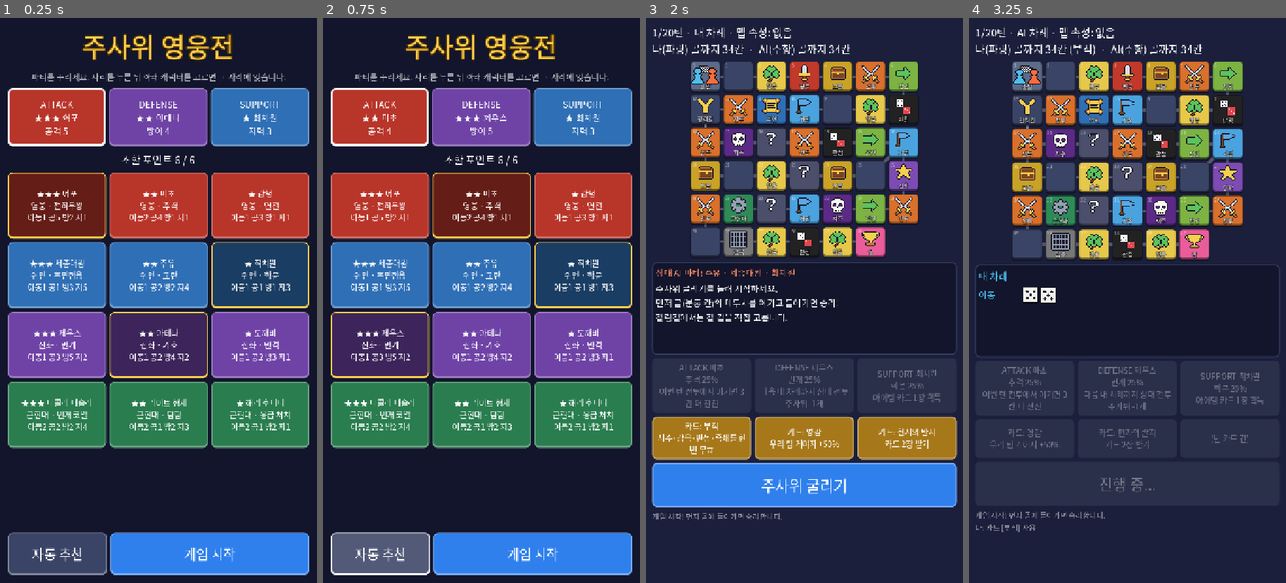
Above: before the commit, frames 1-4 (left to right).
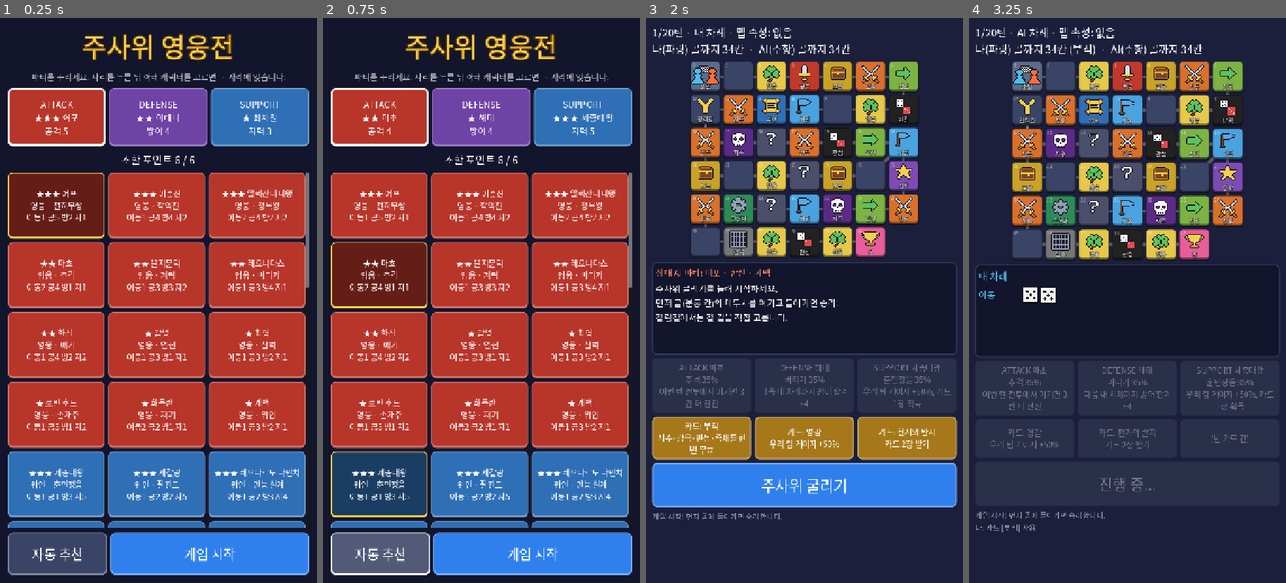
Above: after the commit, the same moments.

Repository: donto333/dice-heroes
Game: Godot game, scene res://scenes/main.tscn
The game is run twice, just before and just after one commit, with the same random seed, the same clock (stepped at 60 frames per second) and the same inputs.
Inputs:
- Up to frame 1 (0.25 s): no input
- Up to frame 2 (0.75 s): click "자동 추천" at 0.5 s
- Up to frame 3 (2 s): click "게임 시작" at 1.25 s
- Up to frame 4 (3.25 s): click "카드: 부적 저주·감옥·판정·족쇄를 한 번 무효" at 2 s; click "주사위 굴리기" at 2.75 s

The runs differ from the first frame. In frame 1, 47% of the frame differs, in the area x 2-98%, y 27-91%; in frame 2, 50%, in the area x 2-98%, y 17-91%; in frame 3, 0.9%; in frame 4, 0.8%.

Commit message:
캐릭터 48명과 어빌리티 37종으로 확장, 밸런스 통계 추가
- 분류마다 ★★★ 3, ★★ 4, ★ 5명 (로스터 시트 기준)
- ★★★ 전용 12종, 공용 25종. 효과 여러 개를 묶는 multi 효과 추가
- AI 파티 고르기와 자동 추천을 캐릭터가 많아도 빠르게
- 무작위 파티 2000판으로 자리별·등급별·분류별 승률 출력

Co-Authored-By: Claude Opus 5.5 <noreply@anthropic.com>
Claude-Session: https://claude.ai/code/session_01JPWR7cTXQrxTawoDohtR95

Diff:
--- a/data/abilities.json
+++ b/data/abilities.json
@@ -1,17 +1,42 @@
 {
-  "_comment": "프로토타입 캐릭터 12명이 쓰는 어빌리티. unique_로 시작하면 ★★★ 전용이다.",
+  "_comment": "어빌리티. unique_로 시작하면 ★★★ 전용, 나머지 25종은 여러 캐릭터가 나눠 쓴다. type이 multi면 effects를 차례로 적용한다.",
   "abilities": {
     "unique_lubu": {"name": "천하무쌍", "text": "2턴간 공격 주사위 +2개", "effect": {"type": "atk_dice", "amount": 2, "turns": 2}},
-    "unique_sejong": {"name": "훈민정음", "text": "우리 팀 게이지 +50%", "effect": {"type": "gauge_team", "amount": 50}},
-    "unique_zeus": {"name": "번개", "text": "다음 내 차례까지 상대 전투 주사위 -1개", "effect": {"type": "enemy_dice_minus", "amount": 1, "turns": 1}},
+    "unique_yisunsin": {"name": "학익진", "text": "2턴간 방어 주사위 +2개, 방어에 성공하면 상대 3칸 추가 후퇴", "effect": {"type": "multi", "effects": [{"type": "def_dice", "amount": 2, "turns": 2}, {"type": "counter", "amount": 1, "turns": 2}]}},
+    "unique_alexander": {"name": "정복왕", "text": "이번 턴 이동 주사위 +1개, 공격 주사위 +1개, 이기면 3칸 더 전진", "effect": {"type": "multi", "effects": [{"type": "move_dice", "amount": 1, "turns": 1}, {"type": "atk_dice", "amount": 1, "turns": 1}, {"type": "chase", "amount": 1, "turns": 1}]}},
+    "unique_sejong": {"name": "훈민정음", "text": "우리 팀 게이지 +50%, 카드 1장 획득", "effect": {"type": "multi", "effects": [{"type": "gauge_team", "amount": 50}, {"type": "draw_card", "amount": 1}]}},
+    "unique_zhuge": {"name": "팔진도", "text": "상대의 다음 이동 주사위 -1개, 다음 내 차례까지 상대 전투 주사위 -1개", "effect": {"type": "multi", "effects": [{"type": "enemy_move_dice", "amount": -1}, {"type": "enemy_dice_minus", "amount": 1, "turns": 1}]}},
+    "unique_davinci": {"name": "만능 설계", "text": "카드 2장 획득, 이동 주사위를 두 번 굴려 큰 쪽으로", "effect": {"type": "multi", "effects": [{"type": "draw_card", "amount": 2}, {"type": "move_best", "amount": 1, "turns": 1}]}},
+    "unique_zeus": {"name": "번개", "text": "2턴간 상대 전투 주사위 -1개, 상대 팀 게이지 -30%", "effect": {"type": "multi", "effects": [{"type": "enemy_dice_minus", "amount": 1, "turns": 2}, {"type": "gauge_enemy", "amount": -30}]}},
+    "unique_wukong": {"name": "근두운", "text": "이번 이동 +6칸", "effect": {"type": "move_plus", "amount": 6, "turns": 1}},
+    "unique_dangun": {"name": "홍익인간", "text": "저주·쉬기 해제, 부적 1장, 우리 팀 게이지 +30%", "effect": {"type": "multi", "effects": [{"type": "cure"}, {"type": "charm"}, {"type": "gauge_team", "amount": 30}]}},
     "unique_tesla": {"name": "번개 코일", "text": "상대 1턴 쉬기", "effect": {"type": "skip_enemy", "amount": 1}},
+    "unique_nightingale": {"name": "백의의 천사", "text": "저주·쉬기 해제, 부적 1장, 2턴간 방어 주사위 +1개", "effect": {"type": "multi", "effects": [{"type": "cure"}, {"type": "charm"}, {"type": "def_dice", "amount": 1, "turns": 2}]}},
+    "unique_edison": {"name": "발명", "text": "카드 2장 획득, 우리 팀 게이지 +20%", "effect": {"type": "multi", "effects": [{"type": "draw_card", "amount": 2}, {"type": "gauge_team", "amount": 20}]}},
     "chase": {"name": "추격", "text": "이번 턴 전투에서 이기면 3칸 더 전진", "effect": {"type": "chase", "amount": 1, "turns": 1}},
+    "onslaught_a": {"name": "맹공", "text": "이번 턴 공격 주사위 +2개", "effect": {"type": "atk_dice", "amount": 2, "turns": 1}},
     "onslaught_b": {"name": "연전", "text": "2턴간 공격 주사위 +1개", "effect": {"type": "atk_dice", "amount": 1, "turns": 2}},
+    "sharp_blade": {"name": "예기", "text": "2턴간 공격 합계 +3", "effect": {"type": "atk_bonus", "amount": 3, "turns": 2}},
+    "intimidate": {"name": "위압", "text": "다음 내 차례까지 상대 전투 주사위 -1개", "effect": {"type": "enemy_dice_minus", "amount": 1, "turns": 1}},
+    "second_wind": {"name": "재기", "text": "이번 턴 전투에서 지면 한 번 다시 굴림", "effect": {"type": "retry", "amount": 1, "turns": 1}},
+    "guard_a": {"name": "가호", "text": "다음 내 차례까지 방어 주사위 +2개", "effect": {"type": "def_dice", "amount": 2, "turns": 1}},
+    "iron_wall": {"name": "철벽", "text": "2턴간 방어 주사위 +1개", "effect": {"type": "def_dice", "amount": 1, "turns": 2}},
+    "stand_firm": {"name": "버티기", "text": "다음 내 차례까지 방어 합계 +4", "effect": {"type": "def_bonus", "amount": 4, "turns": 1}},
+    "counter": {"name": "반격", "text": "다음 내 차례까지 방어에 성공하면 상대 3칸 추가 후퇴", "effect": {"type": "counter", "amount": 1, "turns": 1}},
+    "blessing": {"name": "축복", "text": "부적 1장 (저주·감옥·판정·족쇄 한 번 무효)", "effect": {"type": "charm"}},
+    "first_aid": {"name": "응급 처치", "text": "저주와 쉬기 해제, 게이지 +20%", "effect": {"type": "multi", "effects": [{"type": "cure"}, {"type": "gauge_team", "amount": 20}]}},
+    "charge": {"name": "돌격", "text": "이번 이동 +3칸", "effect": {"type": "move_plus", "amount": 3, "turns": 1}},
+    "gallop": {"name": "질주", "text": "이번 턴 이동 주사위 +1개", "effect": {"type": "move_dice", "amount": 1, "turns": 1}},
+    "navigate": {"name": "항해술", "text": "이동 주사위를 두 번 굴려 큰 쪽으로", "effect": {"type": "move_best", "amount": 1, "turns": 1}},
+    "explore": {"name": "탐험", "text": "이번 이동을 6칸으로 고정", "effect": {"type": "move_fixed", "amount": 6}},
+    "tactics": {"name": "계략", "text": "상대의 다음 이동 주사위 -1개", "effect": {"type": "enemy_move_dice", "amount": -1}},
     "disrupt": {"name": "교란", "text": "상대 팀 게이지 -50%", "effect": {"type": "gauge_enemy", "amount": -50}},
-    "study": {"name": "학문", "text": "아이템 카드 1장 획득", "effect": {"type": "draw_card"}},
-    "guard_a": {"name": "가호", "text": "다음 내 차례까지 방어 주사위 +2개", "effect": {"type": "def_dice", "amount": 2, "turns": 1}},
-    "counter": {"name": "반격", "text": "다음 내 차례까지 방어에 성공하면 상대 3칸 추가 후퇴", "effect": {"type": "counter", "amount": 1, "turns": 1}},
-    "explore": {"name": "탐험", "text": "이번 이동을 6칸으로 고정", "effect": {"type": "move_fixed", "amount": 6}},
-    "first_aid": {"name": "응급 처치", "text": "저주와 쉬기 해제", "effect": {"type": "cure"}}
+    "ambush": {"name": "매복", "text": "지금 칸에 덫. 상대가 멈추면 1턴 쉬기", "effect": {"type": "trap"}},
+    "pickpocket": {"name": "손재주", "text": "상대 카드 1장을 훔침", "effect": {"type": "steal_card"}},
+    "forget_spell": {"name": "망각술", "text": "상대 카드 1장을 없앰", "effect": {"type": "discard_enemy"}},
+    "study": {"name": "학문", "text": "아이템 카드 1장 획득", "effect": {"type": "draw_card", "amount": 1}},
+    "strategy_book": {"name": "박식", "text": "아이템 카드 2장 획득", "effect": {"type": "draw_card", "amount": 2}},
+    "encourage": {"name": "격려", "text": "우리 팀 게이지 +40%", "effect": {"type": "gauge_team", "amount": 40}},
+    "wind_call": {"name": "바람 부르기", "text": "맵 속성을 내 ATTACK 캐릭터의 분류로 변경", "effect": {"type": "set_attr"}}
   }
 }
--- a/data/characters.json
+++ b/data/characters.json
@@ -1,20 +1,53 @@
 {
-  "_comment": "규칙 프로토타입용 12명. 수치는 임시이며 2~3단계에서 조정한다. 전체 200명 명단과 등급의 기준은 로스터 시트다.",
+  "_comment": "캐릭터 48명 (분류마다 ★★★ 3, ★★ 4, ★ 5). 이름과 등급의 기준은 로스터 시트다. 수치는 tests/run_tests.gd의 밸런스 통계를 보며 조정한다.",
   "characters": [
     {"id": "lubu", "name": "여포", "category": "영웅", "grade": 3, "move": 1, "attack": 5, "defense": 2, "intellect": 1, "ability": "unique_lubu"},
+    {"id": "yisunsin", "name": "이순신", "category": "영웅", "grade": 3, "move": 1, "attack": 4, "defense": 4, "intellect": 2, "ability": "unique_yisunsin"},
+    {"id": "alexander", "name": "알렉산더 대왕", "category": "영웅", "grade": 3, "move": 2, "attack": 4, "defense": 2, "intellect": 2, "ability": "unique_alexander"},
     {"id": "machao", "name": "마초", "category": "영웅", "grade": 2, "move": 2, "attack": 4, "defense": 1, "intellect": 1, "ability": "chase"},
+    {"id": "eulji", "name": "을지문덕", "category": "영웅", "grade": 2, "move": 1, "attack": 3, "defense": 3, "intellect": 2, "ability": "tactics"},
+    {"id": "leonidas", "name": "레오니다스", "category": "영웅", "grade": 2, "move": 1, "attack": 3, "defense": 4, "intellect": 1, "ability": "stand_firm"},
+    {"id": "hanxin", "name": "한신", "category": "영웅", "grade": 2, "move": 1, "attack": 4, "defense": 2, "intellect": 2, "ability": "sharp_blade"},
     {"id": "ganning", "name": "감녕", "category": "영웅", "grade": 1, "move": 1, "attack": 3, "defense": 1, "intellect": 1, "ability": "onslaught_b"},
-
+    {"id": "choiyoung", "name": "최영", "category": "영웅", "grade": 1, "move": 1, "attack": 3, "defense": 2, "intellect": 1, "ability": "iron_wall"},
+    {"id": "robinhood", "name": "로빈 후드", "category": "영웅", "grade": 1, "move": 1, "attack": 3, "defense": 1, "intellect": 2, "ability": "pickpocket"},
+    {"id": "mulan", "name": "화목란", "category": "영웅", "grade": 1, "move": 2, "attack": 2, "defense": 1, "intellect": 1, "ability": "second_wind"},
+    {"id": "gyebaek", "name": "계백", "category": "영웅", "grade": 1, "move": 1, "attack": 3, "defense": 2, "intellect": 1, "ability": "intimidate"},
     {"id": "sejong", "name": "세종대왕", "category": "위인", "grade": 3, "move": 1, "attack": 1, "defense": 3, "intellect": 5, "ability": "unique_sejong"},
+    {"id": "zhugeliang", "name": "제갈량", "category": "위인", "grade": 3, "move": 1, "attack": 2, "defense": 2, "intellect": 5, "ability": "unique_zhuge"},
+    {"id": "davinci", "name": "레오나르도 다빈치", "category": "위인", "grade": 3, "move": 1, "attack": 2, "defense": 3, "intellect": 4, "ability": "unique_davinci"},
     {"id": "zhouyu", "name": "주유", "category": "위인", "grade": 2, "move": 1, "attack": 2, "defense": 2, "intellect": 4, "ability": "disrupt"},
+    {"id": "jangyeongsil", "name": "장영실", "category": "위인", "grade": 2, "move": 1, "attack": 2, "defense": 2, "intellect": 4, "ability": "strategy_book"},
+    {"id": "archimedes", "name": "아르키메데스", "category": "위인", "grade": 2, "move": 1, "attack": 1, "defense": 3, "intellect": 4, "ability": "iron_wall"},
+    {"id": "sunwu", "name": "손무", "category": "위인", "grade": 2, "move": 1, "attack": 3, "defense": 1, "intellect": 4, "ability": "tactics"},
     {"id": "choichiwon", "name": "최치원", "category": "위인", "grade": 1, "move": 1, "attack": 1, "defense": 1, "intellect": 3, "ability": "study"},
-
+    {"id": "libai", "name": "이백", "category": "위인", "grade": 1, "move": 1, "attack": 1, "defense": 1, "intellect": 3, "ability": "wind_call"},
+    {"id": "marcopolo", "name": "마르코 폴로", "category": "위인", "grade": 1, "move": 2, "attack": 1, "defense": 1, "intellect": 2, "ability": "navigate"},
+    {"id": "hypatia", "name": "히파티아", "category": "위인", "grade": 1, "move": 1, "attack": 1, "defense": 2, "intellect": 3, "ability": "forget_spell"},
+    {"id": "seohui", "name": "서희", "category": "위인", "grade": 1, "move": 1, "attack": 1, "defense": 2, "intellect": 3, "ability": "encourage"},
     {"id": "zeus", "name": "제우스", "category": "신화", "grade": 3, "move": 1, "attack": 3, "defense": 5, "intellect": 2, "ability": "unique_zeus"},
+    {"id": "wukong", "name": "손오공", "category": "신화", "grade": 3, "move": 2, "attack": 3, "defense": 3, "intellect": 1, "ability": "unique_wukong"},
+    {"id": "dangun", "name": "단군", "category": "신화", "grade": 3, "move": 1, "attack": 2, "defense": 5, "intellect": 3, "ability": "unique_dangun"},
     {"id": "athena", "name": "아테나", "category": "신화", "grade": 2, "move": 1, "attack": 2, "defense": 4, "intellect": 2, "ability": "guard_a"},
+    {"id": "heracles", "name": "헤라클레스", "category": "신화", "grade": 2, "move": 1, "attack": 4, "defense": 3, "intellect": 1, "ability": "onslaught_a"},
+    {"id": "gumiho", "name": "구미호", "category": "신화", "grade": 2, "move": 1, "attack": 2, "defense": 3, "intellect": 3, "ability": "ambush"},
+    {"id": "anubis", "name": "아누비스", "category": "신화", "grade": 2, "move": 1, "attack": 2, "defense": 4, "intellect": 2, "ability": "intimidate"},
     {"id": "dokkaebi", "name": "도깨비", "category": "신화", "grade": 1, "move": 1, "attack": 2, "defense": 3, "intellect": 1, "ability": "counter"},
-
+    {"id": "haetae", "name": "해태", "category": "신화", "grade": 1, "move": 1, "attack": 1, "defense": 4, "intellect": 1, "ability": "stand_firm"},
+    {"id": "perseus", "name": "페르세우스", "category": "신화", "grade": 1, "move": 1, "attack": 3, "defense": 2, "intellect": 1, "ability": "sharp_blade"},
+    {"id": "tengu", "name": "텐구", "category": "신화", "grade": 1, "move": 2, "attack": 1, "defense": 2, "intellect": 1, "ability": "charge"},
+    {"id": "isis", "name": "이시스", "category": "신화", "grade": 1, "move": 1, "attack": 1, "defense": 3, "intellect": 2, "ability": "first_aid"},
     {"id": "tesla", "name": "니콜라 테슬라", "category": "근현대", "grade": 3, "move": 2, "attack": 2, "defense": 2, "intellect": 4, "ability": "unique_tesla"},
+    {"id": "nightingale", "name": "플로렌스 나이팅게일", "category": "근현대", "grade": 3, "move": 2, "attack": 1, "defense": 3, "intellect": 4, "ability": "unique_nightingale"},
+    {"id": "edison", "name": "토머스 에디슨", "category": "근현대", "grade": 3, "move": 2, "attack": 2, "defense": 2, "intellect": 4, "ability": "unique_edison"},
     {"id": "wright", "name": "라이트 형제", "category": "근현대", "grade": 2, "move": 2, "attack": 1, "defense": 2, "intellect": 3, "ability": "explore"},
-    {"id": "houdini", "name": "해리 후디니", "category": "근현대", "grade": 1, "move": 2, "attack": 1, "defense": 2, "intellect": 1, "ability": "first_aid"}
+    {"id": "amundsen", "name": "로알 아문센", "category": "근현대", "grade": 2, "move": 2, "attack": 2, "defense": 2, "intellect": 2, "ability": "navigate"},
+    {"id": "verne", "name": "쥘 베른", "category": "근현대", "grade": 2, "move": 2, "attack": 1, "defense": 2, "intellect": 3, "ability": "strategy_book"},
+    {"id": "pasteur", "name": "루이 파스퇴르", "category": "근현대", "grade": 2, "move": 2, "attack": 1, "defense": 3, "intellect": 2, "ability": "blessing"},
+    {"id": "houdini", "name": "해리 후디니", "category": "근현대", "grade": 1, "move": 2, "attack": 1, "defense": 2, "intellect": 1, "ability": "first_aid"},
+    {"id": "earhart", "name": "아멜리아 에어하트", "category": "근현대", "grade": 1, "move": 2, "attack": 1, "defense": 1, "intellect": 2, "ability": "gallop"},
+    {"id": "twain", "name": "마크 트웨인", "category": "근현대", "grade": 1, "move": 2, "attack": 1, "defense": 1, "intellect": 2, "ability": "second_wind"},
+    {"id": "fabre", "name": "장 앙리 파브르", "category": "근현대", "grade": 1, "move": 2, "attack": 1, "defense": 2, "intellect": 1, "ability": "iron_wall"},
+    {"id": "bangjeonghwan", "name": "방정환", "category": "근현대", "grade": 1, "move": 2, "attack": 1, "defense": 1, "intellect": 2, "ability": "encourage"}
   ]
 }
--- a/scripts/rules/ai.gd
+++ b/scripts/rules/ai.gd
@@ -62,20 +62,24 @@
 ## AI 파티를 고른다. 포인트 제한 안에서 무작위로 세 명을 뽑고,
 ## 공격이 가장 높은 캐릭터를 ATTACK, 남은 중 방어가 높은 쪽을 DEFENSE, 나머지를 SUPPORT에 앉힌다.
 static func pick_party(characters: Array, point_limit: int, rng: RandomNumberGenerator) -> Dictionary:
-	var combos: Array = []
-	for i in characters.size():
-		for j in range(i + 1, characters.size()):
-			for k in range(j + 1, characters.size()):
-				var trio: Array = [characters[i], characters[j], characters[k]]
-				var total := 0
-				for character in trio:
-					total += int(character["grade"])
-				# 너무 약한 조합은 빼고, 포인트를 거의 다 쓰는 조합만 쓴다.
-				if total <= point_limit and total >= point_limit - 1:
-					combos.append(trio)
-	if combos.is_empty():
+	# 캐릭터가 많아 모든 조합을 만들면 느리므로, 무작위로 뽑아 조건에 맞을 때까지 다시 뽑는다.
+	# 너무 약한 조합은 빼고, 포인트를 거의 다 쓰는 조합만 쓴다.
+	var count := characters.size()
+	if count < 3:
 		return {}
-	var trio: Array = combos[rng.randi_range(0, combos.size() - 1)].duplicate()
+	var trio: Array = []
+	for attempt in 5000:
+		var i := rng.randi_range(0, count - 1)
+		var j := rng.randi_range(0, count - 1)
+		var k := rng.randi_range(0, count - 1)
+		if i == j or i == k or j == k:
+			continue
+		var total := int(characters[i]["grade"]) + int(characters[j]["grade"]) + int(characters[k]["grade"])
+		if total <= point_limit and total >= point_limit - 1:
+			trio = [characters[i], characters[j], characters[k]]
+			break
+	if trio.is_empty():
+		return {}
 	trio.sort_custom(func(a, b): return int(a["attack"]) > int(b["attack"]))
 	var attacker: Dictionary = trio.pop_front()
 	trio.sort_custom(func(a, b): return int(a["defense"]) > int(b["defense"]))
--- a/scripts/rules/game.gd
+++ b/scripts/rules/game.gd
@@ -765,6 +765,9 @@
 		_add_effect(player_index, kind, amount, turns)
 		return
 	match kind:
+		"multi":
+			for part in effect.get("effects", []):
+				_apply_effect(part, player_index)
 		"move_fixed":
 			_add_effect(player_index, "move_fixed", amount, 1)
 		"gauge_team":
--- a/scripts/ui/party_select.gd
+++ b/scripts/ui/party_select.gd
@@ -217,11 +217,17 @@
 
 ## 포인트 6 안에서 자리마다 필요한 능력이 높은 조합을 고른다.
 func _on_auto_pressed() -> void:
+	# 자리마다 점수가 높은 후보를 등급별로 몇 명만 남겨서 조합을 찾는다. 모두 맞춰 보면 느리다.
+	var pools := {
+		"attack": _top_by_grade(func(c): return int(c["attack"]) * 3 + int(c["move"]) * 2),
+		"defense": _top_by_grade(func(c): return int(c["defense"]) * 3),
+		"support": _top_by_grade(func(c): return int(c["intellect"]) * 2),
+	}
 	var best_score := -1
 	var best := {}
-	for a in characters:
-		for d in characters:
-			for s in characters:
+	for a in pools["attack"]:
+		for d in pools["defense"]:
+			for s in pools["support"]:
 				if a["id"] == d["id"] or a["id"] == s["id"] or d["id"] == s["id"]:
 					continue
 				if int(a["grade"]) + int(d["grade"]) + int(s["grade"]) > POINT_LIMIT:
@@ -233,6 +239,19 @@
 	if not best.is_empty():
 		party = best
 	_refresh()
+
+
+## 등급마다 점수가 높은 캐릭터 4명씩을 고른다.
+func _top_by_grade(score_of: Callable) -> Array:
+	var picked: Array = []
+	for grade in [1, 2, 3]:
+		var group: Array = []
+		for character in characters:
+			if int(character["grade"]) == grade:
+				group.append(character)
+		group.sort_custom(func(x, y): return int(score_of.call(x)) > int(score_of.call(y)))
+		picked.append_array(group.slice(0, 4))
+	return picked
 
 
 func _on_start_pressed() -> void:
--- a/tests/run_tests.gd
+++ b/tests/run_tests.gd
@@ -23,6 +23,14 @@
 	{"name": "B", "attack": "machao", "defense": "zeus", "support": "houdini"},
 ]
 const SIM_GAMES := 400
+const BALANCE_GAMES := 2000
+## 카드와 어빌리티가 쓸 수 있는 효과 종류. game.gd의 _apply_effect()와 맞춘다.
+const EFFECT_TYPES := [
+	"move_fixed", "move_dice", "move_plus", "move_best", "atk_dice", "def_dice",
+	"atk_bonus", "def_bonus", "retry", "chase", "counter", "enemy_dice_minus",
+	"gauge_team", "gauge_enemy", "draw_card", "skip_enemy", "enemy_move_dice",
+	"trap", "swap", "discard_enemy", "steal_card", "cure", "charm", "set_attr", "multi",
+]
 
 var _failures: Array[String] = []
 var _data: Dictionary = {}
@@ -41,6 +49,7 @@
 	_test_checkpoints()
 	_test_cards()
 	_test_pass_by_fight()
+	_test_balance()
 	_test_full_games()
 	if _failures.is_empty():
 		print("모든 검사 통과")
@@ -129,8 +138,28 @@
 
 func _test_references() -> void:
 	var abilities: Dictionary = _data["abilities"]
+	var shared_count := 0
+	for ability_id in abilities:
+		var ability: Dictionary = abilities[ability_id]
+		_check(str(ability.get("name", "")) != "" and str(ability.get("text", "")) != "", "어빌리티 이름이나 설명이 없음: " + ability_id)
+		_check(_effect_ok(ability.get("effect", {})), "모르는 어빌리티 효과: " + ability_id)
+		if not str(ability_id).begins_with("unique_"):
+			shared_count += 1
+	_check(shared_count >= 20 and shared_count <= 30, "공용 어빌리티가 20~30종이 아님: %d" % shared_count)
 	for character in _data["characters"]:
-		_check(abilities.has(character.get("ability", "")), "없는 어빌리티를 가리킴: " + str(character.get("id", "")))
+		var ability_id: String = character.get("ability", "")
+		_check(abilities.has(ability_id), "없는 어빌리티를 가리킴: " + str(character.get("id", "")))
+		_check(ability_id.begins_with("unique_") == (int(character["grade"]) == 3), "전용 어빌리티는 ★★★만 가짐: " + str(character.get("id", "")))
+
+	# 모든 어빌리티를 한 번씩 써도 판이 깨지지 않는지.
+	for ability_id in abilities:
+		var game_a = _new_game(60)
+		game_a.begin_turn()
+		game_a._apply_effect(abilities[ability_id]["effect"], 0)
+		game_a.roll_move()
+		while game_a.awaiting_choice():
+			game_a.choose_path(0)
+		_check(int(game_a.players[0]["trail"].back()) == int(game_a.players[0]["pos"]), "어빌리티를 쓴 뒤 위치가 어긋남: " + ability_id)
 	var game = _new_game(1)
 	for index in 2:
 		_check(game.party_points(index) <= Game.POINT_LIMIT, "파티 포인트가 6을 넘음")
@@ -262,12 +291,7 @@
 
 ## 카드 20종이 모두 알려진 효과를 쓰고, 써도 판이 깨지지 않는지 확인한다.
 func _test_cards() -> void:
-	var known := [
-		"move_fixed", "move_dice", "move_plus", "move_best", "atk_dice", "def_dice",
-		"atk_bonus", "def_bonus", "retry", "gauge_team", "gauge_enemy", "draw_card",
-		"skip_enemy", "enemy_move_dice", "trap", "swap", "discard_enemy", "steal_card",
-		"cure", "charm", "set_attr",
-	]
+	var known := EFFECT_TYPES
 	var cards: Dictionary = _data["cards"]
 	_check(cards.size() == 20, "카드가 20종이 아님: %d" % cards.size())
 	for card_id in cards:
@@ -338,6 +362,86 @@
 		if event["kind"] == "battle":
 			arrive_fought = true
 	_check(arrive_fought, "도착 칸에서 만났는데 싸우지 않음")
+
+
+func _effect_ok(effect: Dictionary) -> bool:
+	var kind := str(effect.get("type", ""))
+	if not (kind in EFFECT_TYPES):
+		return false
+	if kind == "multi":
+		var parts: Array = effect.get("effects", [])
+		if parts.is_empty():
+			return false
+		for part in parts:
+			if not _effect_ok(part):
+				return false
+	return true
+
+
+## 무작위 파티끼리 많이 붙여서 캐릭터·등급·분류별 승률을 출력한다. 수치 조정의 근거로 쓴다.
+## 자리별로 따로 센다. 같은 캐릭터라도 ATTACK에 앉을 때와 SUPPORT에 앉을 때 하는 일이 다르다.
+func _test_balance() -> void:
+	var rng := RandomNumberGenerator.new()
+	rng.seed = 777
+	var chars: Array = _data["characters"]
+	var stats := {}
+	var grade_stats := {}
+	var category_stats := {}
+	var finished := 0
+	var total_rounds := 0
+	for index in BALANCE_GAMES:
+		var a: Dictionary = AI.pick_party(chars, Game.POINT_LIMIT, rng)
+		var b: Dictionary = AI.pick_party(chars, Game.POINT_LIMIT, rng)
+		a["name"] = "A"
+		b["name"] = "B"
+		var game = _new_game(5000 + index, [a, b])
+		var steps := 0
+		while game.winner < 0 and steps < 200:
+			AI.take_turn(game)
+			steps += 1
+		game.take_events()
+		if game.winner < 0 or game.winner == 2:
+			continue
+		finished += 1
+		total_rounds += min(game.round_number, Game.MAX_ROUNDS)
+		for player in 2:
+			var won: int = 1 if game.winner == player else 0
+			for slot in Game.SLOTS:
+				var character: Dictionary = game.char_of(player, slot)
+				var key := "%s@%s" % [character["name"], slot]
+				_tally(stats, key, won)
+				_tally(grade_stats, "★%d" % int(character["grade"]), won)
+				_tally(category_stats, str(character["category"]), won)
+	print("[밸런스] %d판 중 승부 %d판 · 평균 %.1f턴" % [BALANCE_GAMES, finished, float(total_rounds) / max(finished, 1)])
+	print("[밸런스 등급] %s" % _rate_text(grade_stats, 0))
+	print("[밸런스 분류] %s" % _rate_text(category_stats, 0))
+	for slot in Game.SLOTS:
+		var by_slot := {}
+		for key in stats:
+			if str(key).ends_with("@" + slot):
+				by_slot[str(key).get_slice("@", 0)] = stats[key]
+		print("[밸런스 %s] %s" % [slot, _rate_text(by_slot, 30)])
+
+
+func _tally(table: Dictionary, key: String, won: int) -> void:
+	var entry: Array = table.get(key, [0, 0])
+	entry[0] += won
+	entry[1] += 1
+	table[key] = entry
+
+
+## "이름 승률%(판수)"를 승률 높은 순으로. min_games보다 적게 나온 항목은 뺀다.
+func _rate_text(table: Dictionary, min_games: int) -> String:
+	var rows: Array = []
+	for key in table:
+		var entry: Array = table[key]
+		if int(entry[1]) >= max(min_games, 1):
+			rows.append([key, float(entry[0]) / float(entry[1]), int(entry[1])])
+	rows.sort_custom(func(x, y): return float(x[1]) > float(y[1]))
+	var parts: PackedStringArray = []
+	for row in rows:
+		parts.append("%s %d%%(%d)" % [row[0], int(round(float(row[1]) * 100.0)), int(row[2])])
+	return ", ".join(parts)
 
 
 ## AI끼리 여러 판을 끝까지 돌린다.
